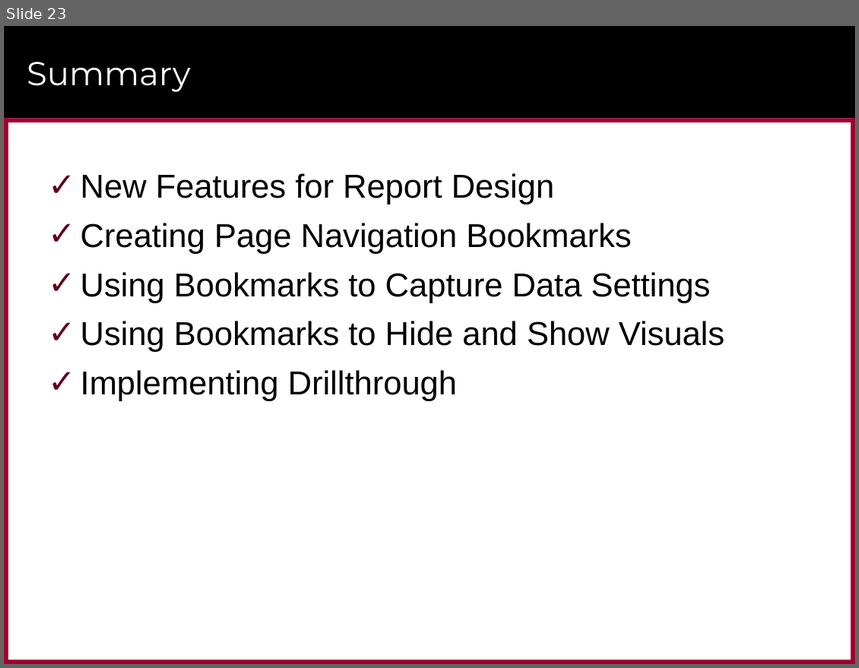
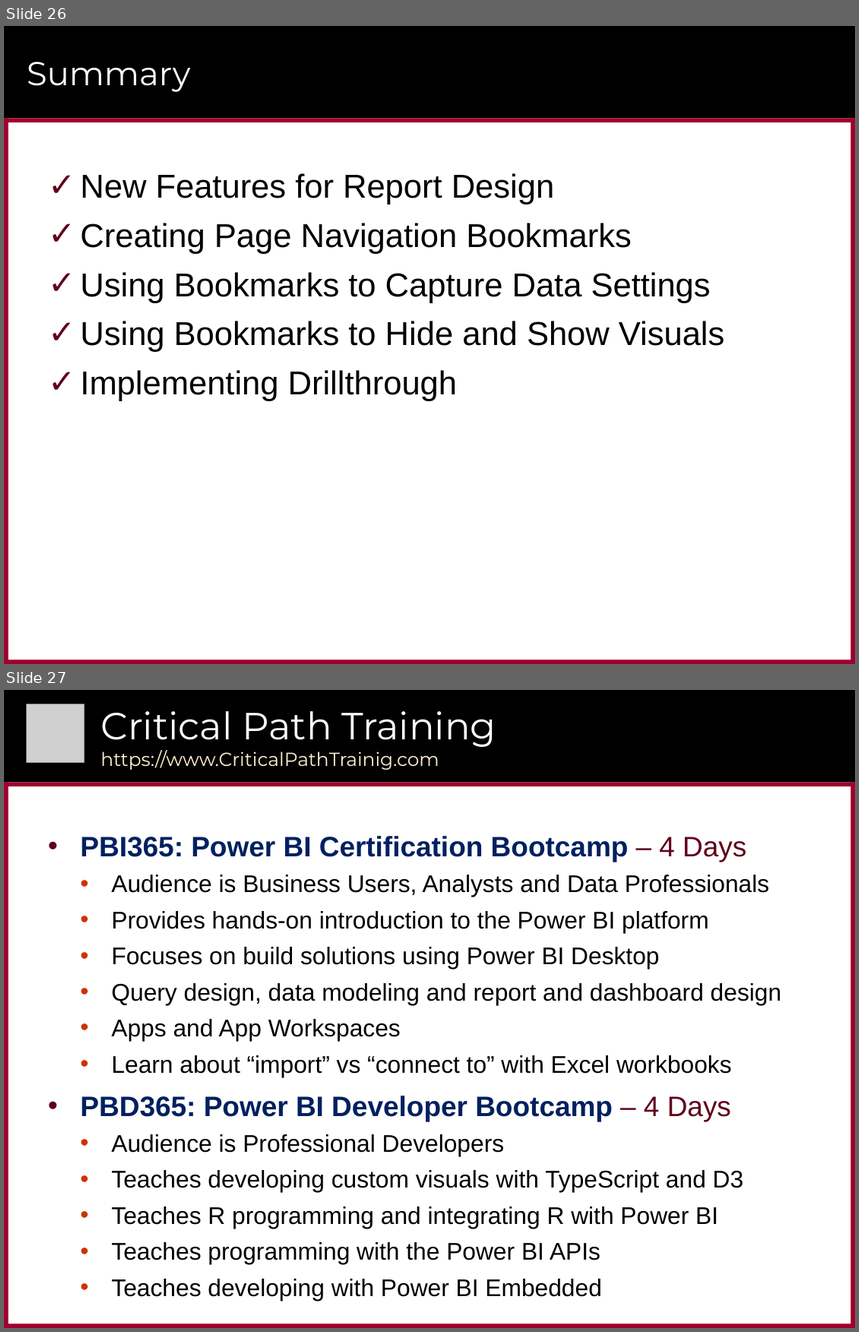
Before and after one commit to CriticalPathTraining/Bookmarks, a slide deck: Bookmarks.pptx. Shown one above the other, each under a label of ours: slide 23 before the commit, slides 26 and 27 after it. The pictures are 859x668 and 859x1332 pixels, drawn with LibreOffice and Linux fonts; fonts in the diff are those of the drawing; grey boxes stand for pictures; background and template pictures are left out. Boxes give left, top, right and bottom in pixels: in the first picture for what was removed or moved away, otherwise in the second. Text is boxed around its words. In the diff, an @@ line names an element or a change of style, - is before the commit and + after.

```diff
--- a/Bookmarks.pptx
+++ b/Bookmarks.pptx
@@ slide 27 added at <box>4,690,855,1328</box>, background #FFFFFF; not listed: 6 template elements that a slide beside it also shows @@
@@ picture added at <box>26,704,85,763</box> @@
@@ title added at <box>101,711,496,770</box>, 16 pt, text #FFF2CD @@
+Critical Path Training
+https://www.CriticalPathTrainig.com
@@ text added at <box>80,836,781,1301</box>, 20.4 pt, text #000000 @@
+• PBI365: Power BI Certification Bootcamp – 4 Days
+  • Audience is Business Users, Analysts and Data Professionals
+  • Provides hands-on introduction to the Power BI platform
+  • Focuses on build solutions using Power BI Desktop
+  • Query design, data modeling and report and dashboard design
+  • Apps and App Workspaces
+  • Learn about “import” vs “connect to” with Excel workbooks
+• PBD365: Power BI Developer Bootcamp – 4 Days
+  • Audience is Professional Developers
+  • Teaches developing custom visuals with TypeScript and D3
+  • Teaches R programming and integrating R with Power BI
+  • Teaches programming with the Power BI APIs
+  • Teaches developing with Power BI Embedded
@@ what was slide 23 is now slide 26 @@
```
Also in this commit, not shown: 10 slides changed, 10 other slides added, 7 slides removed, 1 other file.
